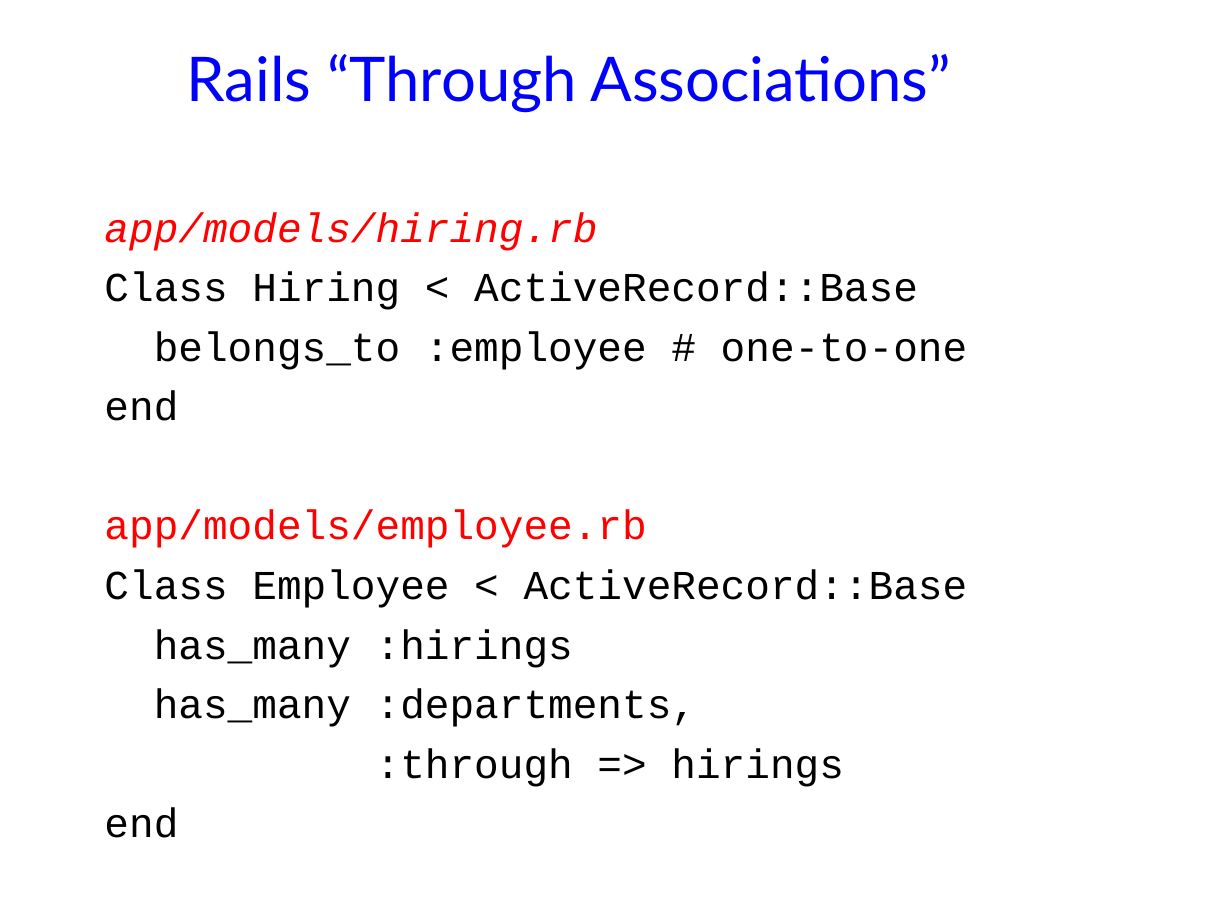
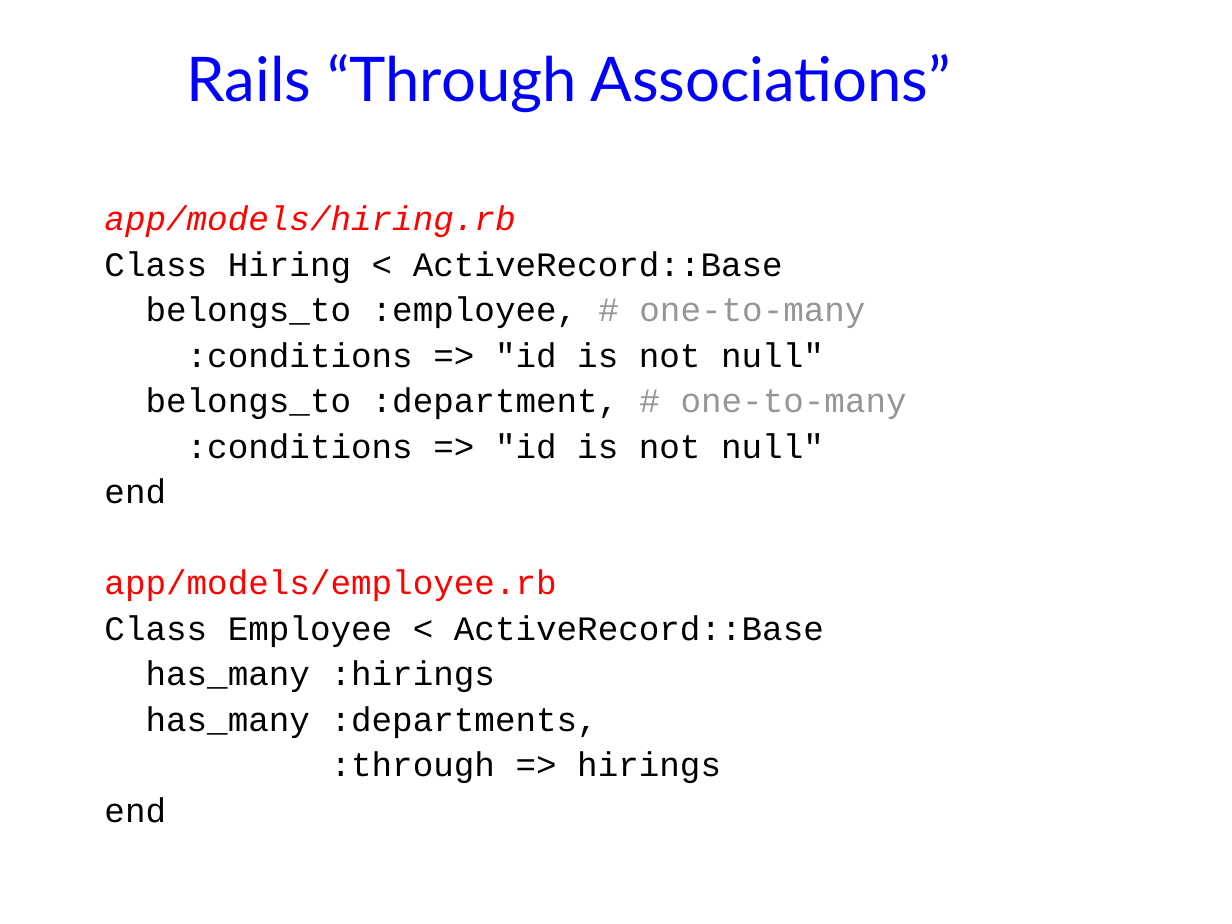
Before and after one commit to jhellerstein/cs186-09, a slide deck: slide 32 of lecs/03-Relational2.ppt (slide 14 before the commit). Drawn at 1232x924 pixels with LibreOffice and Linux fonts; fonts in the diff are those of the drawing; background and template pictures are left out. Boxes give left, top, right and bottom in pixels: in the first picture for what was removed or moved away, otherwise in the second. Text is boxed around its words. In the diff, an @@ line names an element or a change of style, - is before the commit and + after.

```diff
--- a/lecs/03-Relational2.ppt
+++ b/lecs/03-Relational2.ppt
@@ text at [104, 205, 824, 823]: size 24 to 20 pt in "app/models/hiring.rb", "Class Hiring < ActiveRecord::Base", "end", "app/models/employee.rb" and 5 more places; line spacing 1 to 0.9; less space between paragraphs @@
@@ text at [146, 296, 907, 459]: text changed; size 24 to 20 pt @@
-belongs_to :employee # one-to-one
+belongs_to :employee, # one-to-many
+:conditions => "id is not null"
+belongs_to :department, # one-to-many
+:conditions => "id is not null"
```
Also in this commit, not shown: 10 other slides changed, 1 slide added, 1 other file.
